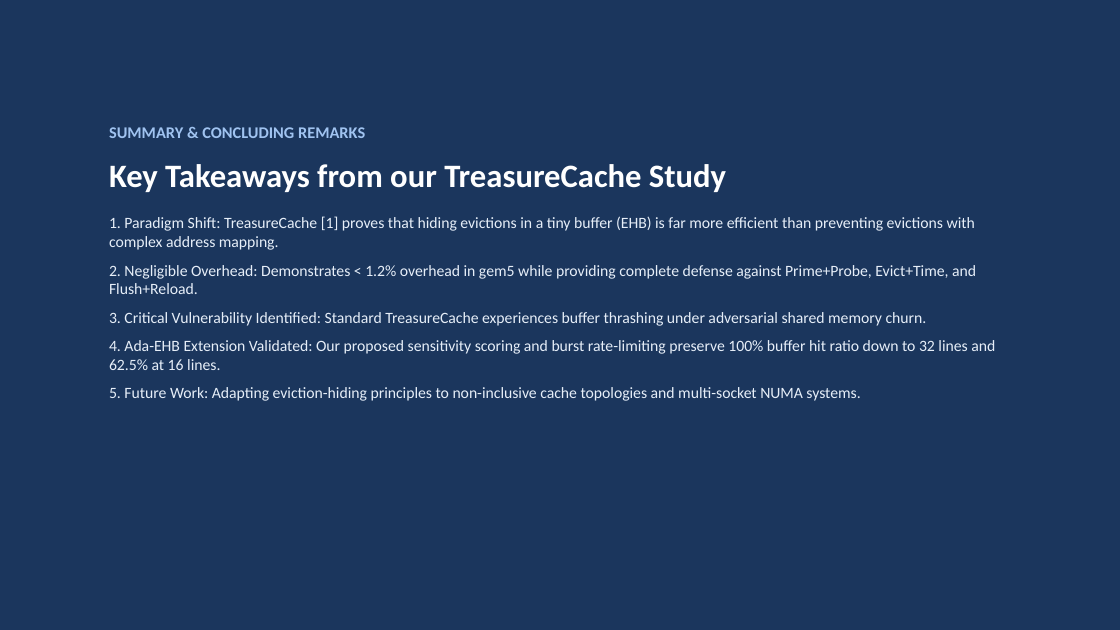
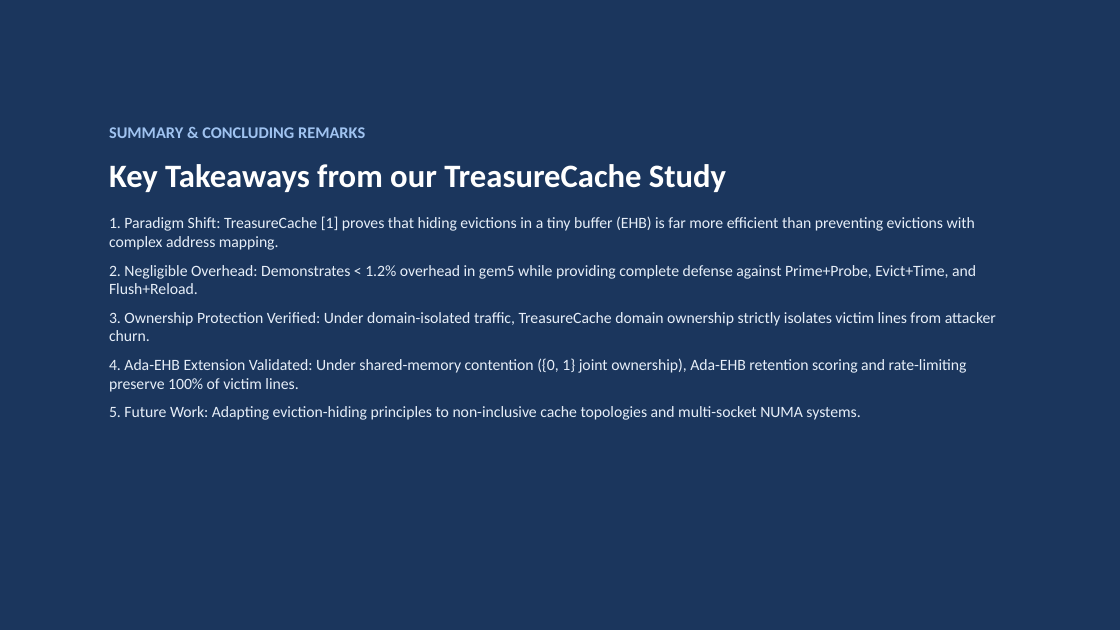
Before and after one commit to Sripadh16/IS-project, a slide deck: slide 14 of TreasureCache_Presentation.pptx. Drawn at 1120x630 pixels with LibreOffice and Linux fonts; fonts in the diff are those of the drawing. Boxes give left, top, right and bottom in pixels: in the first picture for what was removed or moved away, otherwise in the second. Text is boxed around its words. In the diff, an @@ line names an element or a change of style, - is before the commit and + after.

```diff
--- a/TreasureCache_Presentation.pptx
+++ b/TreasureCache_Presentation.pptx
@@ text at bbox=[109, 312, 996, 392]: text changed @@
-3. Critical Vulnerability Identified: Standard TreasureCache experiences buffer thrashing under adversarial shared memory churn.
-4. Ada-EHB Extension Validated: Our proposed sensitivity scoring and burst rate-limiting preserve 100% buffer hit ratio down to 32 lines and 62.5% at 16 lines.
+3. Ownership Protection Verified: Under domain-isolated traffic, TreasureCache domain ownership strictly isolates victim lines from attacker churn.
+4. Ada-EHB Extension Validated: Under shared-memory contention ({0, 1} joint ownership), Ada-EHB retention scoring and rate-limiting preserve 100% of victim lines.
```
Also in this commit, not shown: 5 other slides changed, 2 slides added, 2 slides removed, 11 other files.
